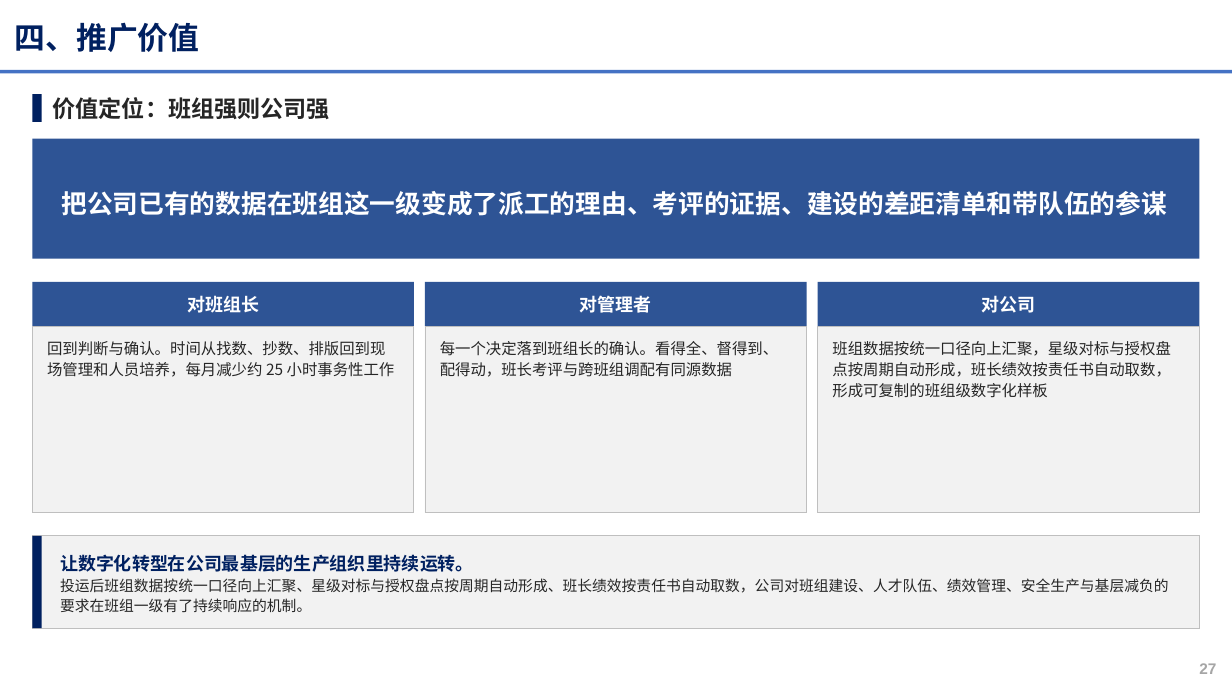
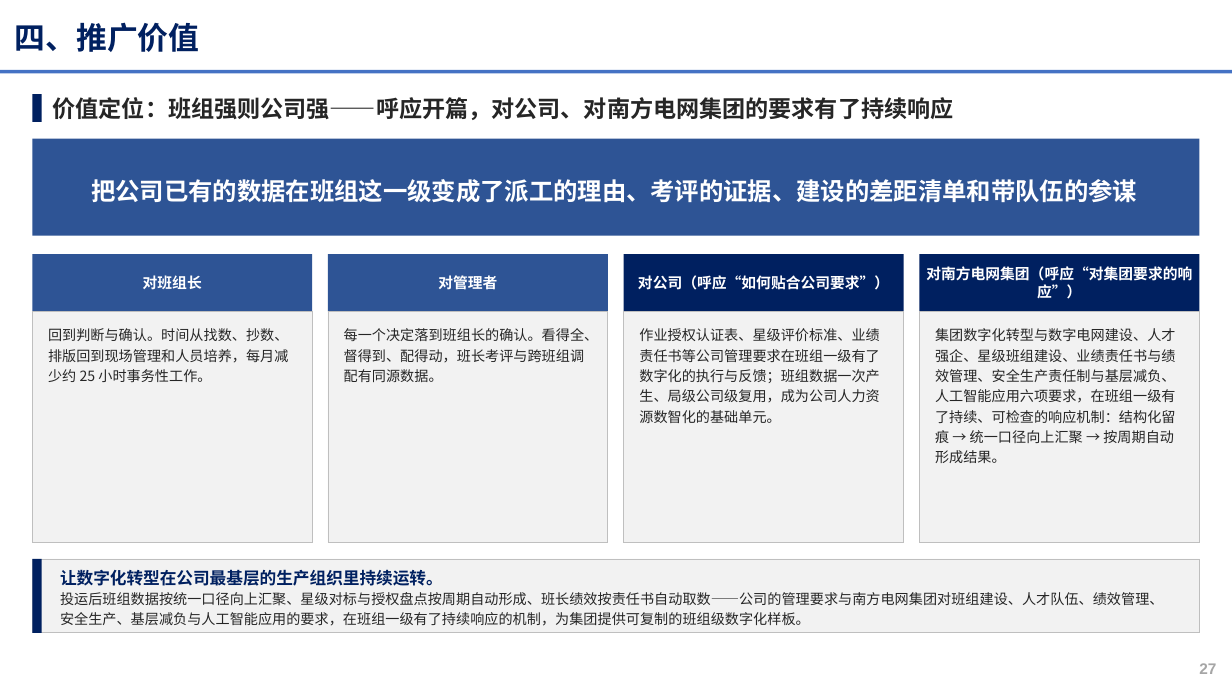
Before and after one commit to michael4949/-, a slide deck: slide 27 of xiaowatt/docs/正式交付物/申报PPT_高效班组管理助手_班组数字画像与班组长AI助手_V3.0.pptx. Drawn at 1232x693 pixels with LibreOffice and Linux fonts; fonts in the diff are those of the drawing; background and template pictures are left out. Boxes give left, top, right and bottom in pixels: in the first picture for what was removed or moved away, otherwise in the second. Text is boxed around its words. In the diff, an @@ line names an element or a change of style, - is before the commit and + after.

```diff
--- a/xiaowatt/docs/正式交付物/申报PPT_高效班组管理助手_班组数字画像与班组长AI助手_V3.0.pptx
+++ b/xiaowatt/docs/正式交付物/申报PPT_高效班组管理助手_班组数字画像与班组长AI助手_V3.0.pptx
@@ text at [53,97,954,120]: text changed @@
-价值定位：班组强则公司强
+价值定位：班组强则公司强——呼应开篇，对公司、对南方电网集团的要求有了持续响应
@@ rectangle: place and size @@
-rectangle at [32,139,1200,259]
+rectangle at [32,139,1200,236]
@@ text "把公司已有的数据在班组这一级变成了派工的理由、考评的证据、建设的差距清单和带队伍的参谋" at [91,179,1137,203]: size 20 to 19 pt; line spacing 1.3 to 1.25 @@
@@ rectangle "对班组长": place and size @@
-rectangle "对班组长" at [32,282,414,326]
+rectangle "对班组长" at [32,254,312,311]
@@ rectangle "对班组长" at [32,254,312,311]: size 14 to 11.5 pt @@
@@ rectangle "对管理者" at [328,254,608,311]: size 14 to 11.5 pt @@
@@ rectangle "对管理者": place and size @@
-rectangle "对管理者" at [425,282,807,326]
+rectangle "对管理者" at [328,254,608,311]
@@ rectangle "对公司（呼应“如何贴合公司要求”）": place and size @@
-rectangle "对公司（呼应“如何贴合公司要求”）" at [818,282,1200,326]
+rectangle "对公司（呼应“如何贴合公司要求”）" at [624,254,904,311]
@@ rectangle "对公司（呼应“如何贴合公司要求”）" at [624,254,904,311]: fill #2E5495 to #002060 @@
@@ rectangle added at [920,254,1200,311], fill #002060, 11.5 pt, text #FFFFFF, bold @@
+对南方电网集团（呼应“对集团要求的响应”）
@@ text in rectangle at [638,275,889,290]: text changed; size 14 to 11.5 pt @@
-对公司
+对公司（呼应“如何贴合公司要求”）
@@ rectangle: place and size @@
-rectangle at [32,326,414,513]
+rectangle at [32,311,312,543]
@@ text at [48,328,288,382]: text changed; size 12 to 11 pt @@
-回到判断与确认。时间从找数、抄数、排版回到现场管理和人员培养，每月减少约 25 小时事务性工作
+回到判断与确认。时间从找数、抄数、排版回到现场管理和人员培养，每月减少约 25 小时事务性工作。
@@ rectangle: place and size @@
-rectangle at [425,326,807,513]
+rectangle at [328,311,608,543]
@@ text at [344,328,599,382]: text changed; size 12 to 11 pt @@
-每一个决定落到班组长的确认。看得全、督得到、配得动，班长考评与跨班组调配有同源数据
+每一个决定落到班组长的确认。看得全、督得到、配得动，班长考评与跨班组调配有同源数据。
@@ rectangle: place and size @@
-rectangle at [818,326,1200,513]
+rectangle at [624,311,904,543]
@@ text at [639,328,879,423]: text changed; size 12 to 11 pt @@
-班组数据按统一口径向上汇聚，星级对标与授权盘点按周期自动形成，班长绩效按责任书自动取数，形成可复制的班组级数字化样板
+作业授权认证表、星级评价标准、业绩责任书等公司管理要求在班组一级有了数字化的执行与反馈；班组数据一次产生、局级公司级复用，成为公司人力资源数智化的基础单元。
@@ rectangle added at [920,311,1200,543], fill #F2F2F2, outline #BFBFBF 0.75 pt @@
@@ text added at [935,328,1175,463], 11 pt, text #262626 @@
+集团数字化转型与数字电网建设、人才强企、星级班组建设、业绩责任书与绩效管理、安全生产责任制与基层减负、人工智能应用六项要求，在班组一级有了持续、可检查的响应机制：结构化留痕 → 统一口径向上汇聚 → 按周期自动形成结果。
@@ rectangle: place and size @@
-rectangle at [32,536,1200,628]
+rectangle at [32,559,1200,633]
@@ rectangle: place and size @@
-rectangle at [32,536,42,628]
+rectangle at [32,559,42,633]
@@ text "让数字化转型在公司最基层的生产组织里持续运转。": place and size @@
-text "让数字化转型在公司最基层的生产组织里持续运转。" at [60,554,1169,612]
+text "让数字化转型在公司最基层的生产组织里持续运转。" at [60,569,1163,626]
@@ text at [60,569,443,586]: size 14 to 13 pt in "让数字化转型在公司最基层的生产组织里持续运转。" @@
@@ text at [60,592,1163,626]: text changed; size 11.5 to 11 pt @@
-投运后班组数据按统一口径向上汇聚、星级对标与授权盘点按周期自动形成、班长绩效按责任书自动取数，公司对班组建设、人才队伍、绩效管理、安全生产与基层减负的要求在班组一级有了持续响应的机制。
+投运后班组数据按统一口径向上汇聚、星级对标与授权盘点按周期自动形成、班长绩效按责任书自动取数——公司的管理要求与南方电网集团对班组建设、人才队伍、绩效管理、安全生产、基层减负与人工智能应用的要求，在班组一级有了持续响应的机制，为集团提供可复制的班组级数字化样板。
```
Also in this commit, not shown: 1 other slide changed, 5 other files.
